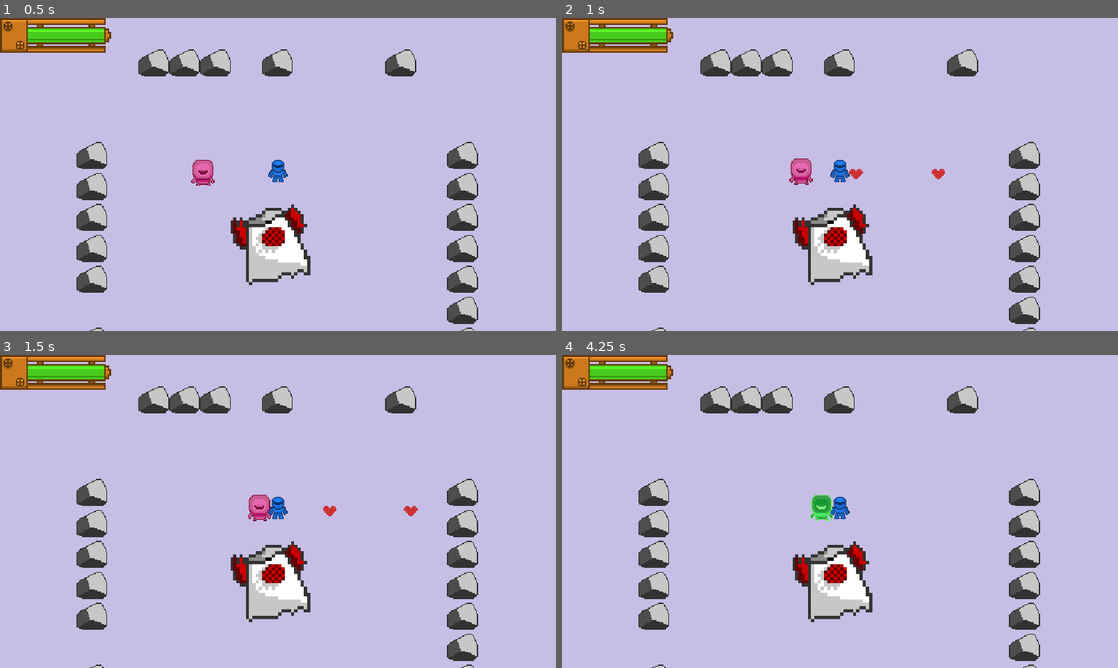
Above: before the commit, frames 1-4 (two rows, left to right).
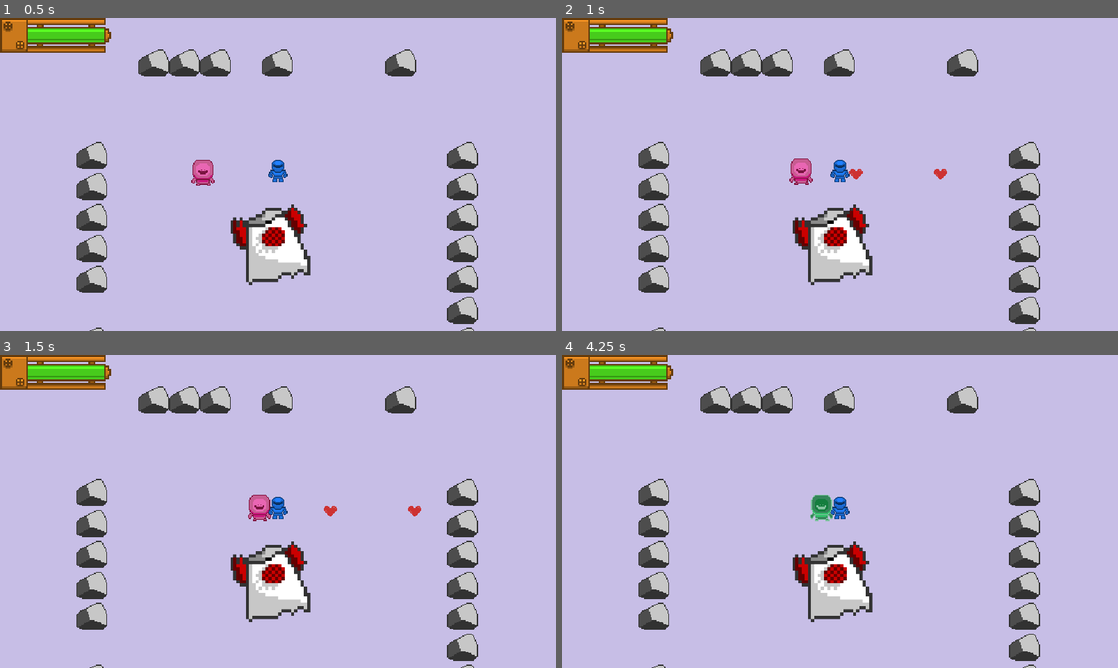
Above: after the commit, the same moments.

Repository: FREQ-E/Hanno
Game: Godot game, scene res://levels/test/test.tscn
Same seed, same stepped clock (60 frames per second), same inputs: the game is played once before the commit and once after it.
Inputs:
- Up to frame 1 (0.5 s): no input
- Up to frame 2 (1 s): hold Right (fire_right) from 0.53 s (still down); hold Space (sprint) from 0.53 s (still down)
- Up to frame 3 (1.5 s): release Right (fire_right) at 1.28 s; release Space (sprint) at 1.28 s; hold Down (fire_down) from 1.28 s (still down); tap Space (sprint) at 1.35 s
- Up to frame 4 (4.25 s): release Down (fire_down) at 2.03 s; hold Right (fire_right) 2.03-2.78 s; hold Space (sprint) 2.03-2.78 s; hold Up (fire_up) 2.78-3.53 s; tap Space (sprint) at 2.85 s; tap Enter at 3.5 s; hold Left (fire_left) from 3.53 s (still down); hold Space (sprint) from 3.53 s (still down)

Frame 1 is identical in both runs. In frame 2, less than 0.1% of the frame differs, in the area x 52-70%, y 48-52%; in frame 3, less than 0.1%; in frame 4, 0.3%, in the area x 44-49%, y 44-54%.

Commit message:
Improved Damageable, removed damping on bullet, and refactored shooting

Diff:
--- a/actors/alien1/alien1.tscn
+++ b/actors/alien1/alien1.tscn
@@ -56,4 +56,4 @@
 
 [node name="DamageHue" type="Node" parent="."]
 script = ExtResource( 10 )
-[connection signal="death" from="Damageable" to="." method="_on_Damageable_death"]
+[connection signal="death" from="Damageable" to="." method="queue_free"]
--- a/actors/player1/player_bullet.tscn
+++ b/actors/player1/player_bullet.tscn
@@ -13,6 +13,8 @@
 contacts_reported = 1
 contact_monitor = true
 can_sleep = false
+linear_damp = 0.0
+angular_damp = 0.0
 script = ExtResource( 2 )
 
 [node name="CharacterBullet" type="Sprite" parent="."]
--- a/base_scripts/base_bullet.gd
+++ b/base_scripts/base_bullet.gd
@@ -15,8 +15,5 @@
 	queue_free()
 
 	if body.is_in_group(target_group):
-		# decrement health here @Zekda
 		body.get_node('Damageable').health -= damage
 		print('Life left ', body.get_node('Damageable').health/body.get_node('Damageable').max_health,'%')
-
-		pass
--- a/base_scripts/classic_character_2d.gd
+++ b/base_scripts/classic_character_2d.gd
@@ -9,8 +9,3 @@
 
 func _integrate_movement(vector: Vector2, delta: float) -> Vector2:
 	return linear_velocity.linear_interpolate(vector, 1.0 - exp(- (acceleration_weight if vector.length() >= linear_velocity.length() else brake_weight) * delta))
-
-
-func _on_Damageable_death() -> void:
-	queue_free()
-	pass # Replace with function body.
--- a/combat_scripts/damageable.gd
+++ b/combat_scripts/damageable.gd
@@ -18,32 +18,36 @@
 
 func set_max_health(value: float) -> void:
 	max_health = value
+
 	if health > max_health:
 		health = max_health
 
 
 func set_health(value: float) -> void:
 	if value < health:
-		health = value
 		emit_signal("damaged", health - value)
 
 		if invincible:
 			return
 
+		health = value
+
+		if health < 0 and not undying:
+			emit_signal("death")
+			return
+
 		flash()
 
 	elif value > health:
-		health = value
 		emit_signal("healed", value - health)
 
 		if unhealing:
 			return
 
-	if health > max_health:
-		health = max_health
+		health = value
 
-	elif health <= 0 and not undying:
-		emit_signal("death")
+		if health > max_health:
+			health = max_health
 
 
 func set_undying(value: bool) -> void:
--- a/combat_scripts/player_shooting.gd
+++ b/combat_scripts/player_shooting.gd
@@ -9,33 +9,36 @@
 export(PackedScene) var bullet_scene := preload("res://actors/player1/player_bullet.tscn")
 
 var can_fire := true
-var dir : Vector2
+
 
 func _process(_delta):
 	if not can_fire:
 		return
 
-	if (Input.is_action_pressed("fire_up") or
-		Input.is_action_pressed("fire_left") or
-		Input.is_action_pressed("fire_down") or
-		Input.is_action_pressed("fire_right")) and can_fire:
+	var dir : Vector2
 
-		if (Input.is_action_pressed("fire_up")):
-			dir = Vector2(0,-1)
-		elif (Input.is_action_pressed("fire_left")):
-			dir = Vector2(-1,0)
-		elif (Input.is_action_pressed("fire_down")):
-			dir = Vector2(0,1)
-		elif (Input.is_action_pressed("fire_right")):
-			dir = Vector2(1,0)
+	if Input.is_action_pressed("fire_up"):
+		dir = Vector2.UP
 
-		var bullet_instance = bullet_scene.instance()
-		bullet_instance.transform = global_transform
-		bullet_instance.linear_velocity = dir * bullet_speed
-		get_tree().current_scene.add_child(bullet_instance)
-		can_fire = false
-		yield(get_tree().create_timer(fire_rate), "timeout")
-		can_fire = true
+	elif Input.is_action_pressed("fire_left"):
+		dir = Vector2.LEFT
+
+	elif Input.is_action_pressed("fire_down"):
+		dir = Vector2.DOWN
+
+	elif Input.is_action_pressed("fire_right"):
+		dir = Vector2.RIGHT
+
+	else:
+		return
+
+	var bullet_instance = bullet_scene.instance()
+	bullet_instance.transform = global_transform
+	bullet_instance.linear_velocity = dir * bullet_speed
+	get_tree().current_scene.add_child(bullet_instance)
+	can_fire = false
+	yield(get_tree().create_timer(fire_rate), "timeout")
+	can_fire = true
 
 #func _process(_delta):
 #	if not can_fire:
